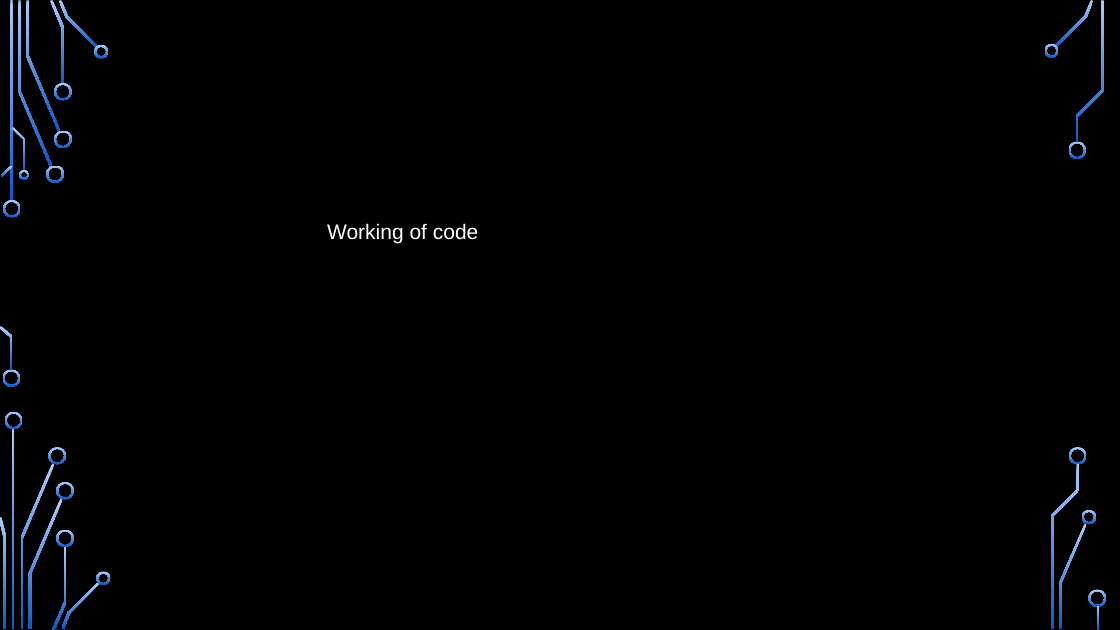
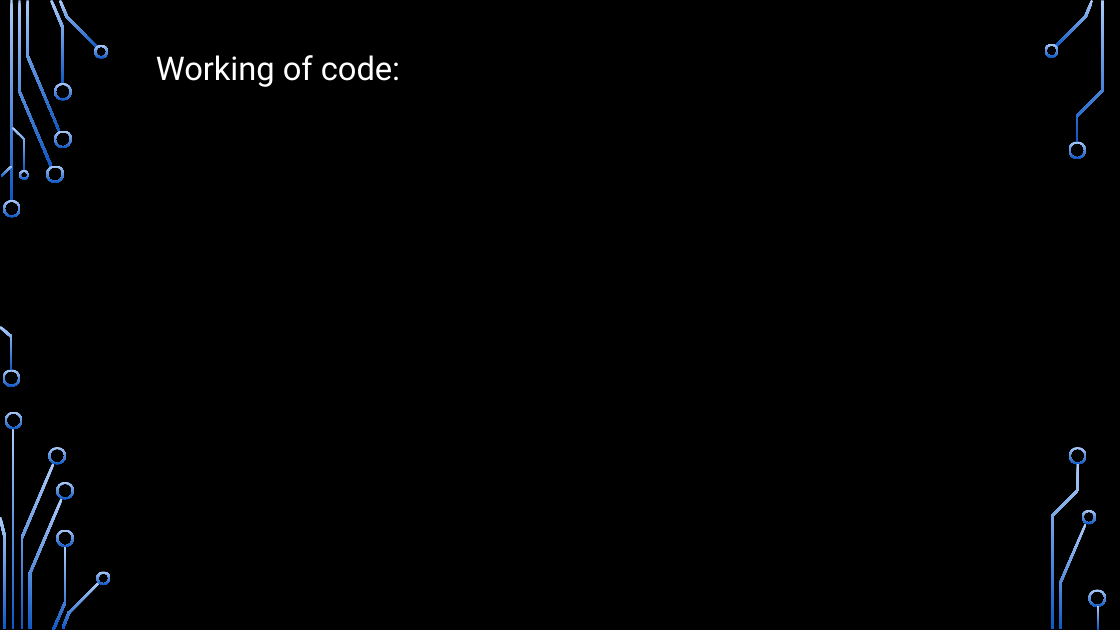
Before and after one commit to arcadesArena/college-sem3-dsaJosephusAssignment, a slide deck: slide 11 of presentaiton.pptx. Drawn at 1120x630 pixels with LibreOffice and Linux fonts; fonts in the diff are those of the drawing; background and template pictures are left out. Boxes give left, top, right and bottom in pixels: in the first picture for what was removed or moved away, otherwise in the second. Text is boxed around its words. In the diff, an @@ line names an element or a change of style, - is before the commit and + after.

```diff
--- a/presentaiton.pptx
+++ b/presentaiton.pptx
@@ text at bbox=[156, 55, 400, 87]: text changed; size 18 to 28 pt; font Arial to Roboto @@
-Working of code
+Working of code:
```
Also in this commit, not shown: 6 other slides changed, 1 slide added, 1 slide removed.
